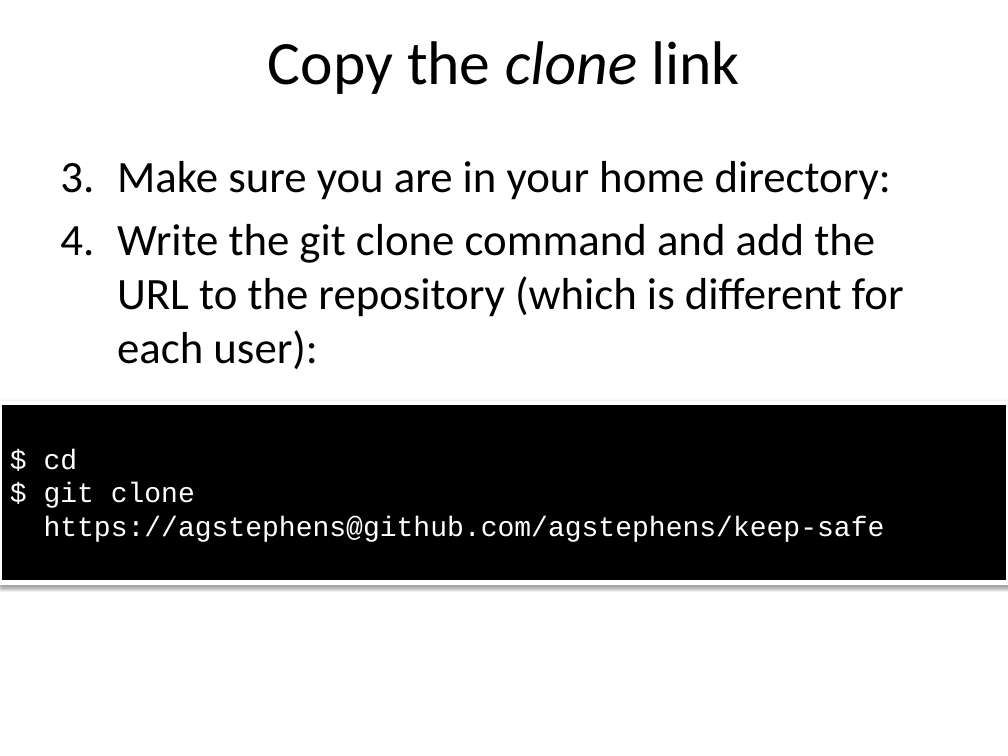
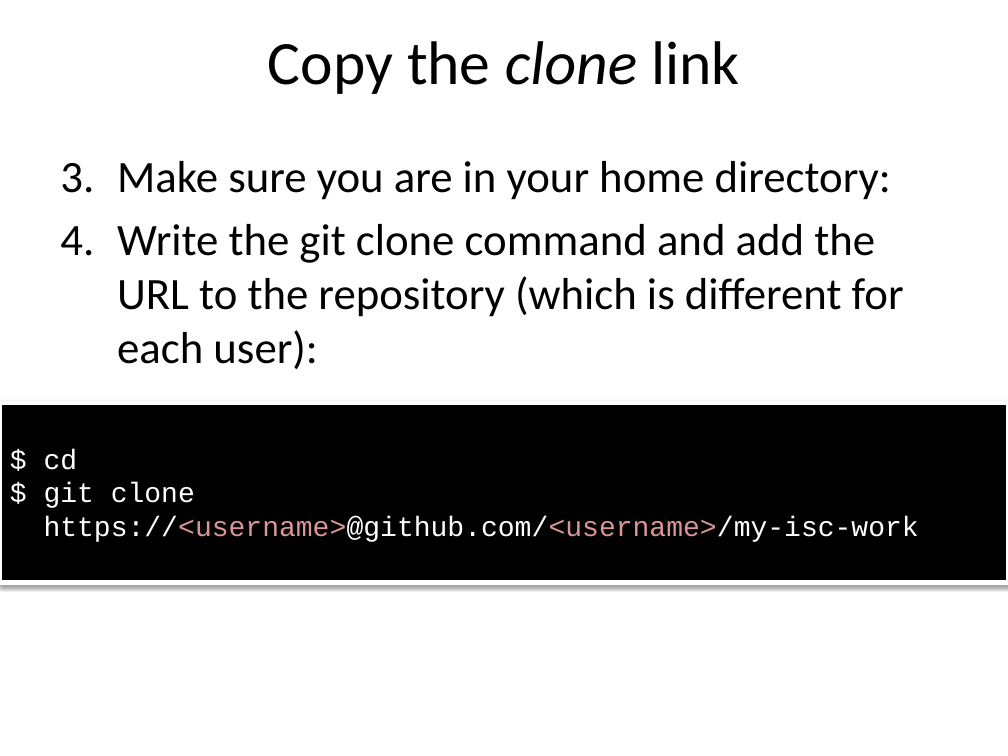
Before and after one commit to ncasuk/ncas-isc, a slide deck: slide 12 of shell/presentations/01_git1.pptx. Drawn at 1008x756 pixels with LibreOffice and Linux fonts; fonts in the diff are those of the drawing; background and template pictures are left out. Boxes give left, top, right and bottom in pixels: in the first picture for what was removed or moved away, otherwise in the second. Text is boxed around its words. In the diff, an @@ line names an element or a change of style, - is before the commit and + after.

```diff
--- a/shell/presentations/01_git1.pptx
+++ b/shell/presentations/01_git1.pptx
@@ text in rectangle at bbox=[44, 483, 919, 542]: text changed @@
-$ git clone
-https://agstephens@github.com/agstephens/keep-safe
+$ git clone
+https://<username>@github.com/<username>/my-isc-work
```
Also in this commit, not shown: 1 other slide changed, 3 slides added, 1 slide removed.
